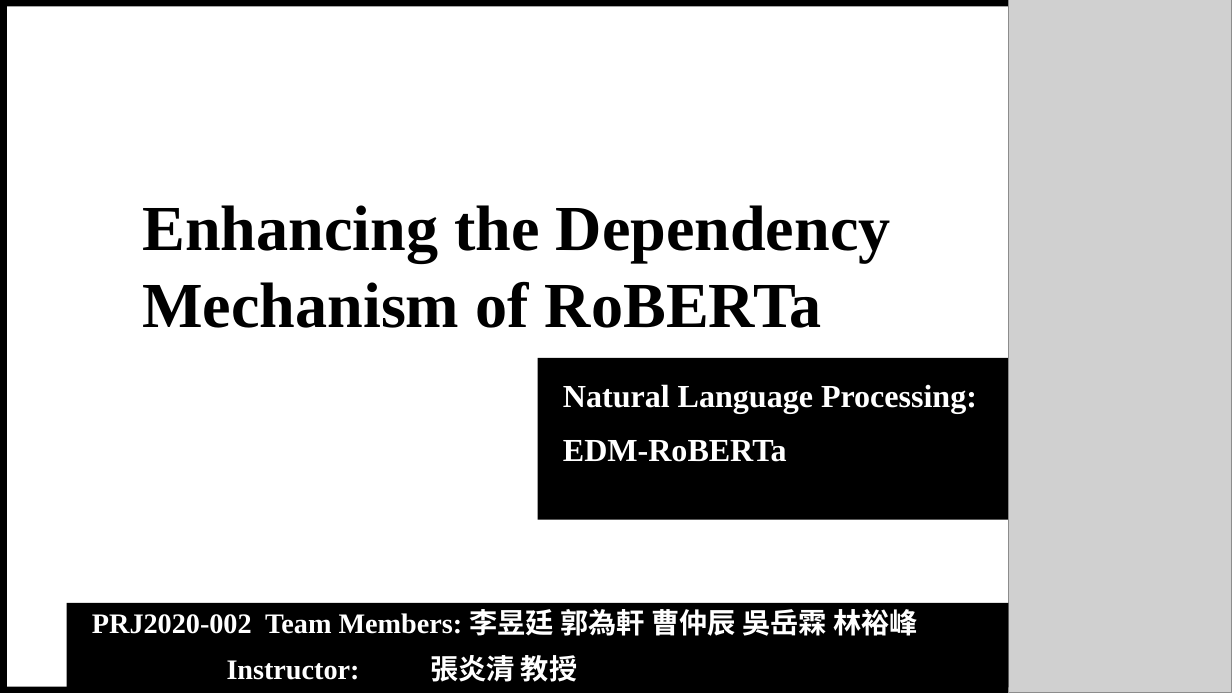
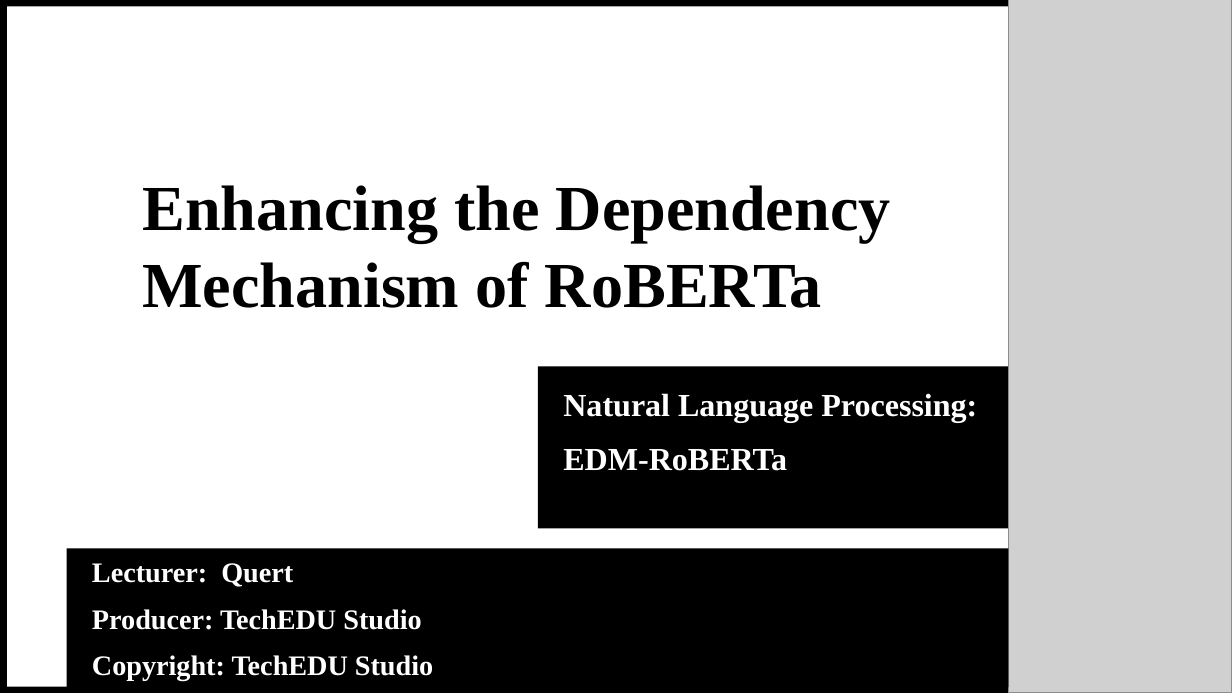
Before and after one commit to theQuert/inlpfun, a slide deck: slide 1 of Lab/REP.pptx. Drawn at 1232x693 pixels with LibreOffice and Linux fonts; fonts in the diff are those of the drawing; grey boxes stand for pictures. Boxes give left, top, right and bottom in pixels: in the first picture for what was removed or moved away, otherwise in the second. Text is boxed around its words. In the diff, an @@ line names an element or a change of style, - is before the commit and + after.

```diff
--- a/Lab/REP.pptx
+++ b/Lab/REP.pptx
@@ text "Enhancing the Dependency": place and size @@
-text "Enhancing the Dependency" at [142, 205, 891, 328]
+text "Enhancing the Dependency" at [142, 185, 891, 308]
@@ subtitle "Natural Language Processing: k EDM-RoBERTa": place and size @@
-subtitle "Natural Language Processing: k EDM-RoBERTa" at [538, 358, 1020, 519]
+subtitle "Natural Language Processing: k EDM-RoBERTa" at [538, 367, 1020, 529]
@@ rectangle "Lecturer: Quert": place and size @@
-rectangle "Lecturer: Quert" at [67, 604, 1008, 688]
+rectangle "Lecturer: Quert" at [67, 548, 1008, 687]
@@ text in rectangle at [92, 563, 433, 681]: text changed @@
-PRJ2020-002 Team Members: 李昱廷 郭為軒 曹仲辰 吳岳霖 林裕峰
-Instructor: 張炎清 教授
+Lecturer: Quert
+Producer: TechEDU Studio
+Copyright: TechEDU Studio
```
Also in this commit, not shown: 1 other slide changed, 3 other files.
